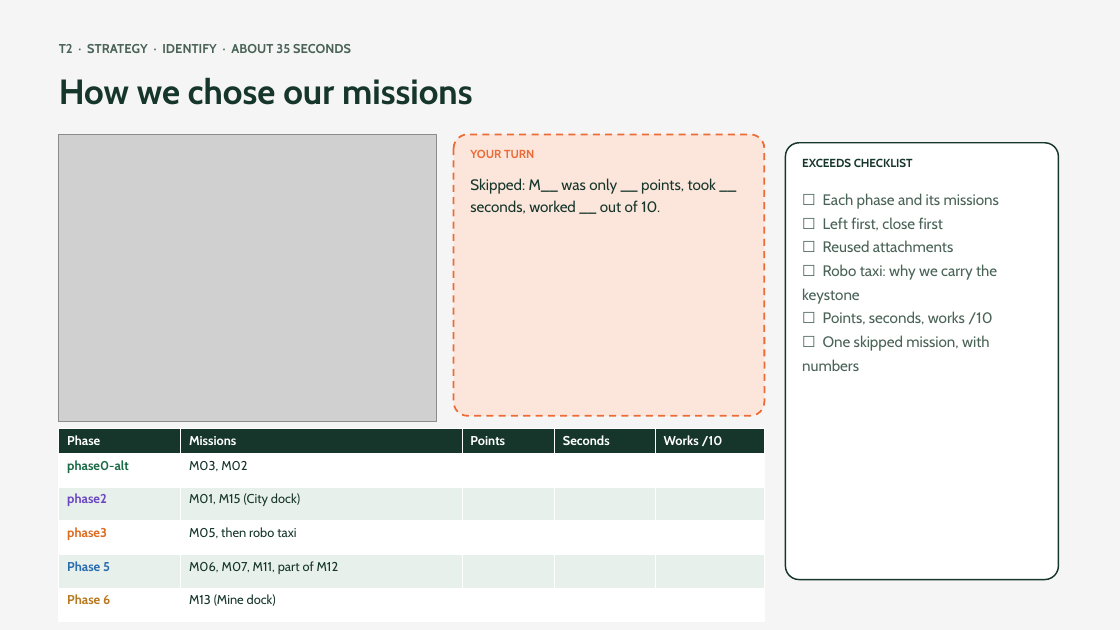
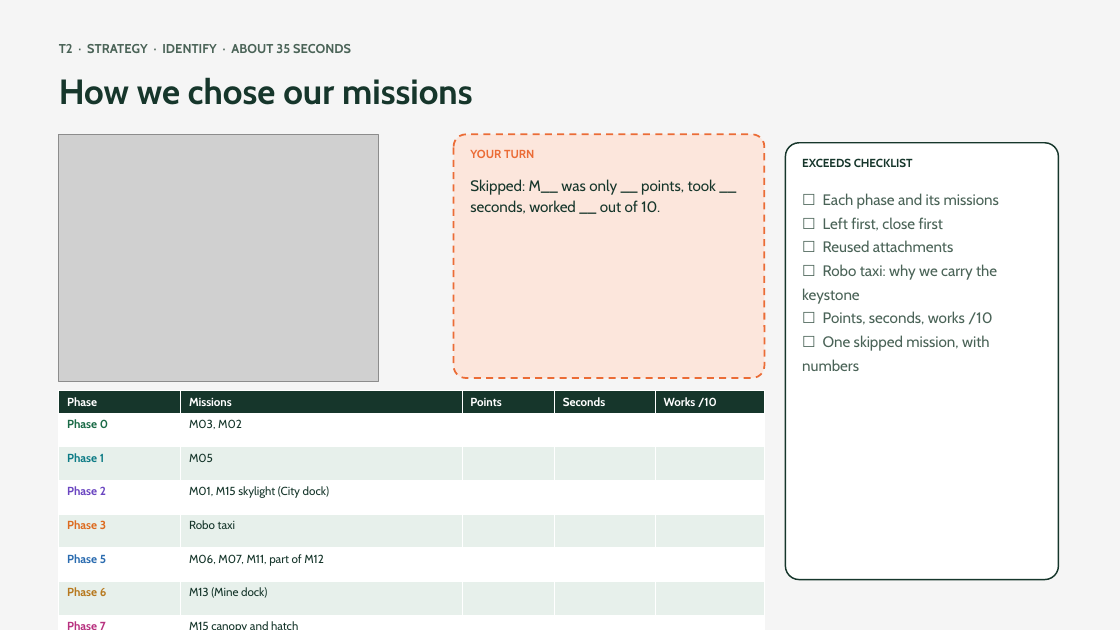
Before and after one commit to amana4/FLL2026, a slide deck: slide 27 of robot-design/exceeds-workshop.pptx. Drawn at 1120x630 pixels with LibreOffice and Linux fonts; fonts in the diff are those of the drawing; grey boxes stand for pictures. Boxes give left, top, right and bottom in pixels: in the first picture for what was removed or moved away, otherwise in the second. Text is boxed around its words. In the diff, an @@ line names an element or a change of style, - is before the commit and + after.

Commit message:
Add Robot Design judging presentation pack
Generate the judging deck, cue cards, and judge-question practice sheet in HTML and PowerPoint. Update the mission plan and diagrams for seven runs, refresh related prep materials, and adjust Phase 7 robot test settings.

```diff
--- a/robot-design/exceeds-workshop.pptx
+++ b/robot-design/exceeds-workshop.pptx
@@ picture: place and size @@
-picture at (59,134,437,422)
+picture at (59,134,378,381)
@@ rounded rectangle: place and size @@
-rounded rectangle at (454,134,765,416)
+rounded rectangle at (454,134,765,378)
@@ table at (59,391,765,602) @@
-row 2: phase0-alt | M03, M02 |  |  | 
-row 3: phase2 | M01, M15 (City dock) |  |  | 
-row 4: phase3 | M05, then robo taxi |  |  | 
+row 2: Phase 0 | M03, M02 |  |  | 
+row 3: Phase 1 | M05 |  |  | 
+row 4: Phase 2 | M01, M15 skylight (City dock) |  |  | 
+row 5: Phase 3 | Robo taxi |  |  | 
+row 8: Phase 7 | M15 canopy and hatch |  |  | 
@@ table: place and size @@
-table at (59,429,765,610)
+table at (59,391,765,602)
```
Also in this commit, not shown: 3 other slides changed, 28 other files.
